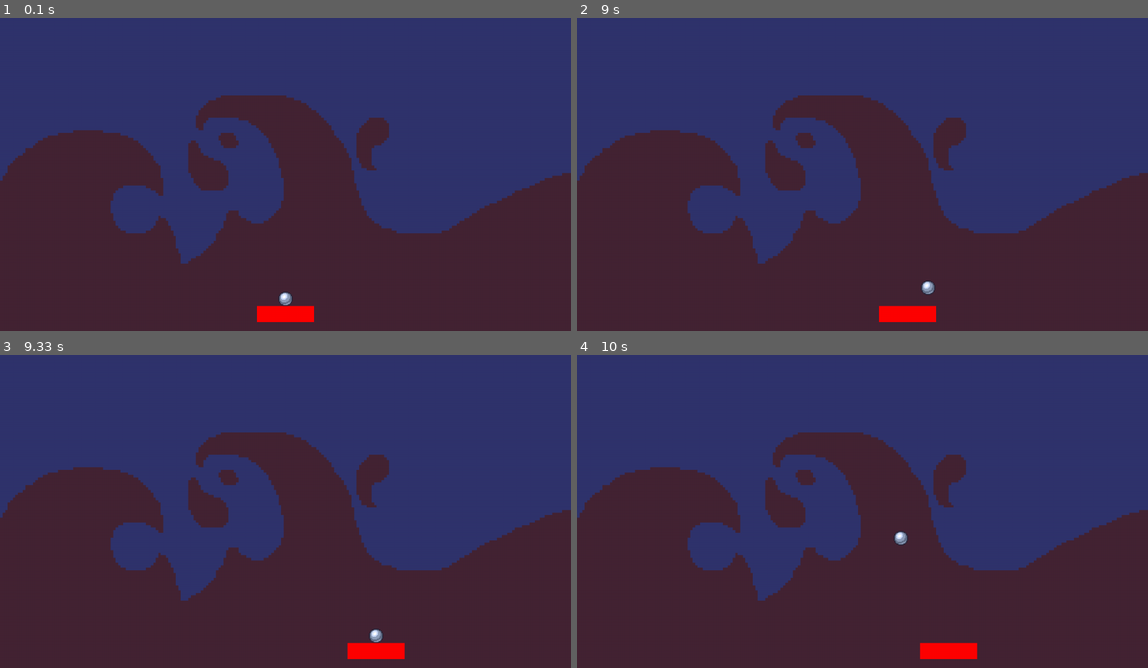
Above: before the commit, frames 1-4 (two rows, left to right).
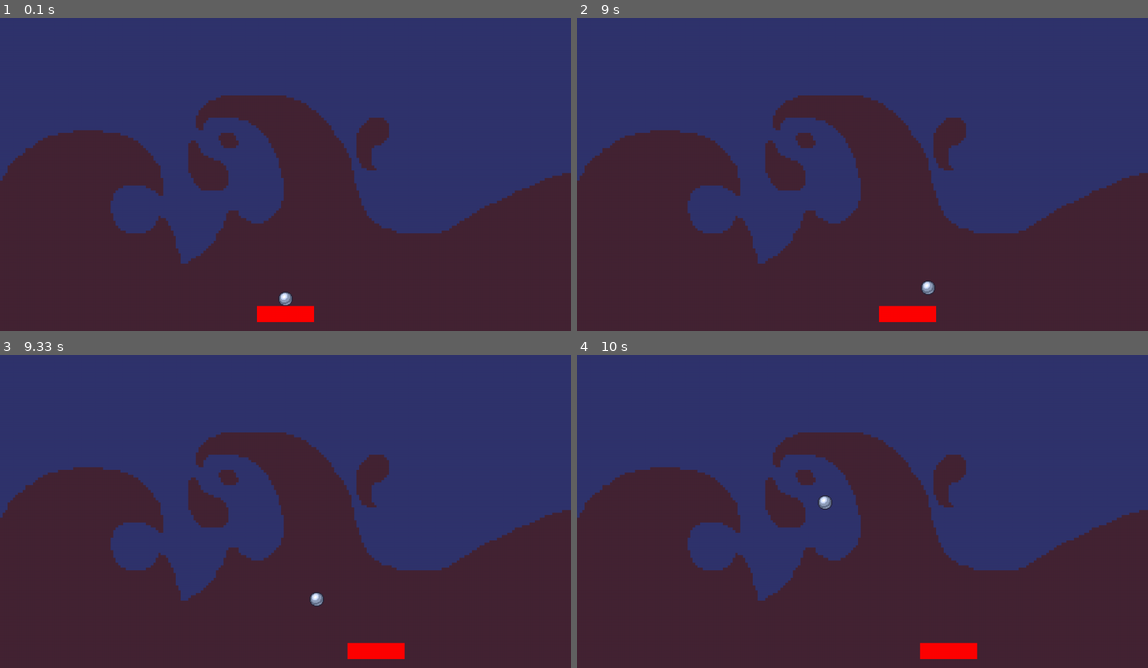
Above: after the commit, the same moments.

Repository: brccabral/Python_Pygame_Breakout
Game: pygame game, started from code/main.py
Two runs of this game, one before a commit and one after it. Both use one fixed random seed, a clock stepped at 60 frames per second and the inputs below.
Inputs:
- Up to frame 1 (0.1 s): no input
- Up to frame 2 (9 s): tap Space at 0.33, 0.73, 1.03, 1.23, 1.53, 1.73, 2.03, 2.3, 2.6, 2.73, 3.03, 3.4, 3.7, 3.9, 4.2, 4.4, 4.7, 4.9, 5.2, 5.47, 5.77, 5.9, 6.2, 6.57, 6.87, 7.07, 7.37, 7.57, 7.87, 8.07, 8.37, 8.63, 8.93 s; hold Right 0.67-1.13 s; hold Right 1.17-1.63 s; hold Left 1.67-2.2 s; hold Left 2.23-2.63 s; hold Right 2.67-3.3 s; hold Left 3.33-3.8 s; hold Right 3.83-4.3 s; hold Right 4.33-4.8 s; hold Left 4.83-5.37 s; hold Left 5.4-5.8 s; hold Right 5.83-6.47 s; hold Left 6.5-6.97 s; hold Right 7-7.47 s; hold Right 7.5-7.97 s; hold Left 8-8.53 s; hold Left 8.57-8.97 s
- Up to frame 3 (9.33 s): hold Right from 9 s (still down); tap Space at 9.07 s
- Up to frame 4 (10 s): tap Space at 9.37, 9.73 s; release Right at 9.63 s; hold Left from 9.67 s (still down)

Frames 1-2 are identical in both runs. In frame 3, 0.2% of the frame differs, in the area x 54-68%, y 75-92%; in frame 4, 0.2%, in the area x 42-58%, y 44-61%.

Commit message:
ball collides with player

Diff:
--- a/code/sprites.py
+++ b/code/sprites.py
@@ -4,7 +4,21 @@
 from settings import WINDOW_WIDTH, WINDOW_HEIGHT
 
 
-class Player(pygame.sprite.Sprite):
+class GameObject(pygame.sprite.Sprite):
+    def __init__(self, groups: List[pygame.sprite.Group]):
+        super().__init__(groups)
+        self.image = pygame.Surface((0, 0))
+        self.rect = self.image.get_rect()
+        self.old_rect = self.rect.copy()
+        self.direction = pygame.math.Vector2()
+        self.pos = pygame.math.Vector2()
+        self.speed = 0
+
+    def input(self):
+        pass
+
+
+class Player(GameObject):
     def __init__(self, groups: List[pygame.sprite.Group]):
         super().__init__(groups)
 
@@ -16,6 +30,7 @@
         self.rect = self.image.get_rect(
             midbottom=(WINDOW_WIDTH // 2, WINDOW_HEIGHT - 20)
         )
+        self.old_rect = self.rect.copy()
         self.direction = pygame.math.Vector2()
         self.pos = pygame.math.Vector2(self.rect.topleft)
         self.speed = 300
@@ -38,12 +53,16 @@
 
     def update(self, dt: float):
         self.input()
+
+        # copy rect before move it
+        self.old_rect = self.rect.copy()
+
         self.pos.x += self.direction.x * self.speed * dt
         self.rect.x = round(self.pos.x)
         self.screen_constraint()
 
 
-class Ball(pygame.sprite.Sprite):
+class Ball(GameObject):
     def __init__(self, groups: List[pygame.sprite.Group], player: pygame.sprite.Sprite):
         super().__init__(groups)
 
@@ -55,6 +74,7 @@
 
         # position
         self.rect = self.image.get_rect(midbottom=self.player.rect.midbottom)
+        self.old_rect = self.rect.copy()
         self.direction = pygame.math.Vector2((random.choice((1, -1)), -1))
         self.pos = pygame.math.Vector2(self.rect.topleft)
         self.speed = 400
@@ -82,12 +102,50 @@
                 self.rect.top = 0
                 self.pos.y = self.rect.y
                 self.direction.y *= -1
-            elif self.rect.bottom >= WINDOW_HEIGHT:
+            elif self.rect.top >= WINDOW_HEIGHT:
                 self.active = False
                 self.direction.y = -1
 
-    def collision(self):
-        pass
+    def collision(self, direction: str):
+
+        # find overlapping objects
+        overlap_sprites: List[GameObject] = []
+        if self.rect.colliderect(self.player.rect):
+            overlap_sprites.append(self.player)
+
+        if overlap_sprites:
+            if direction == "horizontal":
+                for sprite in overlap_sprites:
+                    if (
+                        self.rect.right >= sprite.rect.left
+                        and self.old_rect.right <= sprite.old_rect.left
+                    ):
+                        self.rect.right = sprite.rect.left
+                        self.pos.x = self.rect.x
+                        self.direction.x *= -1
+                    elif (
+                        self.rect.left <= sprite.rect.right
+                        and self.old_rect.left >= sprite.old_rect.right
+                    ):
+                        self.rect.left = sprite.rect.right
+                        self.pos.x = self.rect.x
+                        self.direction.x *= -1
+            elif direction == "vertical":
+                for sprite in overlap_sprites:
+                    if (
+                        self.rect.bottom >= sprite.rect.top
+                        and self.old_rect.bottom <= sprite.old_rect.top
+                    ):
+                        self.rect.bottom = sprite.rect.top
+                        self.pos.y = self.rect.y
+                        self.direction.y *= -1
+                    elif (
+                        self.rect.top <= sprite.rect.bottom
+                        and self.old_rect.top >= sprite.old_rect.bottom
+                    ):
+                        self.rect.top = sprite.rect.bottom
+                        self.pos.y = self.rect.x
+                        self.direction.y *= -1
 
     def update(self, dt: float):
         self.input()
@@ -96,12 +154,19 @@
             if self.direction.magnitude() != 0:
                 self.direction = self.direction.normalize()
 
+            # copy rect before move it
+            self.old_rect = self.rect.copy()
+
+            # horizontal collistions
             self.pos.x += self.direction.x * self.speed * dt
             self.rect.x = self.pos.x
+            self.collision("horizontal")
             self.window_collision("horizontal")
 
+            # vertical collistion
             self.pos.y += self.direction.y * self.speed * dt
             self.rect.y = self.pos.y
+            self.collision("vertical")
             self.window_collision("vertical")
         else:
             # whenever the ball becomes inactive, it comes back to the player
